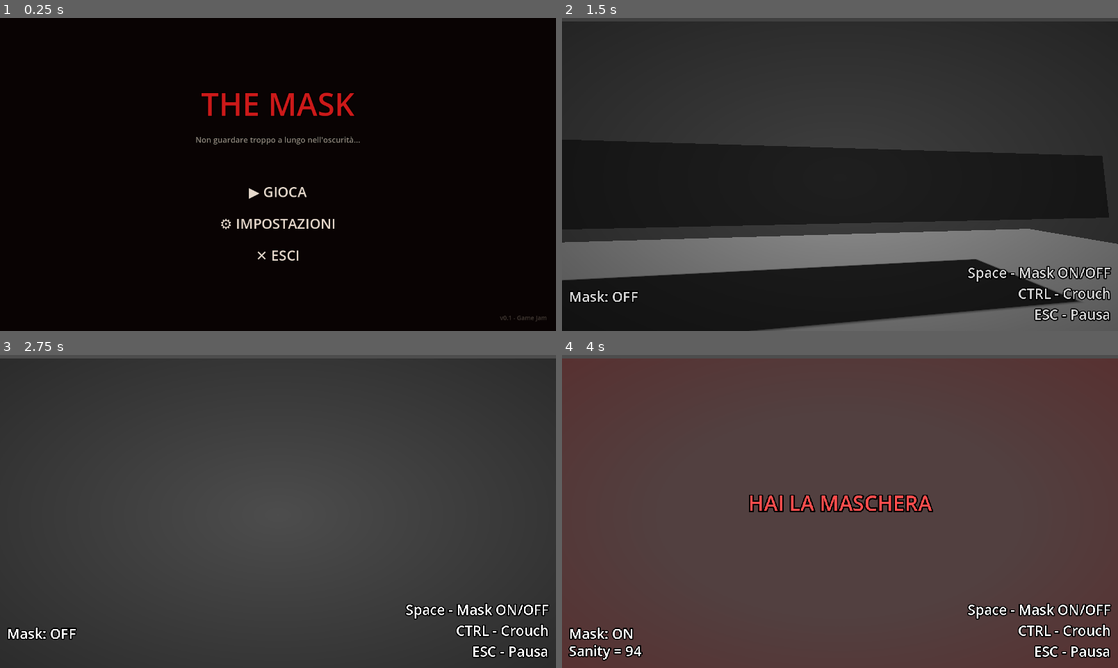
Above: before the commit, frames 1-4 (two rows, left to right).
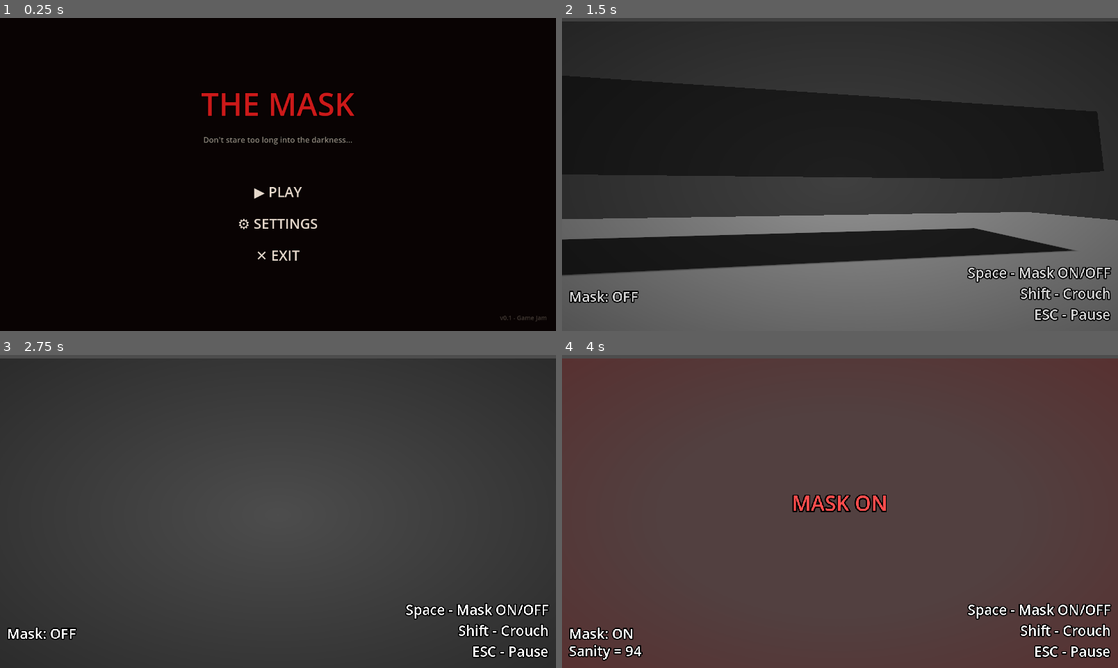
Above: after the commit, the same moments.

Repository: SimoneMicillo/mask-jam-red-devs
Game: Godot game, scene res://UI/MainMenu/main_menu.tscn
Same seed, same stepped clock (60 frames per second), same inputs: the game is played once before the commit and once after it. The engine's default icon, where the game draws it, is replaced by a stand-in: a white triangle on a blue panel in a dark square.
Inputs (mouse positions are in pixels of both pictures, inside the frame that each line leads up to):
- Up to frame 1 (0.25 s): no input
- Up to frame 2 (1.5 s): click "▶ GIOCA" (after the commit: "▶ PLAY") at 0.5 s; move the mouse to (867, 174) at 1.27 s; hold Up (ui_up) from 1.28 s (still down); tap Shift (crouch, bound only after the commit) at 1.35 s
- Up to frame 3 (2.75 s): keep holding Up (ui_up); move the mouse to (250, 511) at 2.02 s; tap Ctrl (crouch, bound only before the commit) at 2.1 s
- Up to frame 4 (4 s): keep holding Up (ui_up); move the mouse to (851, 505) at 2.77 s; tap Space (toggle_mask) at 2.85 s; move the mouse to (834, 517) at 3.52 s; tap Shift (crouch, bound only after the commit) at 3.6 s

The runs differ from the first frame. In frame 1, 0.9% of the frame differs, in the area x 35-65%, y 37-78%; in frame 2, 51%, in the area x 0-100%, y 20-100%; in frame 3, 0.2%; in frame 4, 1.6%.

Commit message:
World Environment fix + English translation

Diff:
--- a/MainScene/WorldEnvironmentController.gd
+++ b/MainScene/WorldEnvironmentController.gd
@@ -51,8 +51,8 @@
 
 func _find_world_environment() -> WorldEnvironment:
 	# First check if we ARE a WorldEnvironment
-	if self is WorldEnvironment:
-		return self as WorldEnvironment
+	#if self is WorldEnvironment:
+	#	return self as WorldEnvironment
 
 	# Check parent
 	var parent: Node = get_parent()
--- a/MainScene/main.tscn
+++ b/MainScene/main.tscn
@@ -118,7 +118,7 @@
 theme_override_colors/font_outline_color = Color(0, 0, 0, 1)
 theme_override_constants/outline_size = 12
 theme_override_font_sizes/font_size = 48
-text = "HAI LA MASCHERA"
+text = "MASK ON"
 horizontal_alignment = 1
 vertical_alignment = 1
 
@@ -137,8 +137,8 @@
 theme_override_constants/outline_size = 10
 theme_override_font_sizes/font_size = 32
 text = "Space - Mask ON/OFF
-CTRL - Crouch
-ESC - Pausa"
+Shift - Crouch
+ESC - Pause"
 horizontal_alignment = 2
 
 [node name="PauseMenu" parent="." instance=ExtResource("7_pause")]
--- a/UI/MainMenu/main_menu.tscn
+++ b/UI/MainMenu/main_menu.tscn
@@ -60,7 +60,7 @@
 theme_override_colors/font_outline_color = Color(0, 0, 0, 1)
 theme_override_constants/outline_size = 4
 theme_override_font_sizes/font_size = 18
-text = "Non guardare troppo a lungo nell'oscurità..."
+text = "Don't stare too long into the darkness..."
 horizontal_alignment = 1
 
 [node name="Spacer" type="Control" parent="CenterContainer"]
@@ -72,10 +72,10 @@
 layout_mode = 2
 size_flags_horizontal = 4
 theme_override_colors/font_color = Color(0.9, 0.85, 0.8, 1)
-theme_override_colors/font_hover_color = Color(1, 0.3, 0.3, 1)
 theme_override_colors/font_pressed_color = Color(0.8, 0.1, 0.1, 1)
+theme_override_colors/font_hover_color = Color(1, 0.3, 0.3, 1)
 theme_override_font_sizes/font_size = 32
-text = "▶ GIOCA"
+text = "▶ PLAY"
 flat = true
 
 [node name="SettingsButton" type="Button" parent="CenterContainer"]
@@ -83,10 +83,10 @@
 layout_mode = 2
 size_flags_horizontal = 4
 theme_override_colors/font_color = Color(0.9, 0.85, 0.8, 1)
-theme_override_colors/font_hover_color = Color(1, 0.3, 0.3, 1)
 theme_override_colors/font_pressed_color = Color(0.8, 0.1, 0.1, 1)
+theme_override_colors/font_hover_color = Color(1, 0.3, 0.3, 1)
 theme_override_font_sizes/font_size = 32
-text = "⚙ IMPOSTAZIONI"
+text = "⚙ SETTINGS"
 flat = true
 
 [node name="QuitButton" type="Button" parent="CenterContainer"]
@@ -94,10 +94,10 @@
 layout_mode = 2
 size_flags_horizontal = 4
 theme_override_colors/font_color = Color(0.9, 0.85, 0.8, 1)
-theme_override_colors/font_hover_color = Color(1, 0.3, 0.3, 1)
 theme_override_colors/font_pressed_color = Color(0.8, 0.1, 0.1, 1)
+theme_override_colors/font_hover_color = Color(1, 0.3, 0.3, 1)
 theme_override_font_sizes/font_size = 32
-text = "✕ ESCI"
+text = "✕ EXIT"
 flat = true
 
 [node name="SettingsPanel" type="Panel" parent="."]
@@ -134,7 +134,7 @@
 theme_override_colors/font_outline_color = Color(0, 0, 0, 1)
 theme_override_constants/outline_size = 4
 theme_override_font_sizes/font_size = 36
-text = "IMPOSTAZIONI"
+text = "SETTINGS"
 horizontal_alignment = 1
 
 [node name="Spacer1" type="Control" parent="SettingsPanel/VBoxContainer"]
@@ -150,7 +150,6 @@
 [node name="VolumeSlider" type="HSlider" parent="SettingsPanel/VBoxContainer"]
 custom_minimum_size = Vector2(0, 30)
 layout_mode = 2
-min_value = 0.0
 max_value = 1.0
 step = 0.05
 value = 1.0
@@ -163,7 +162,7 @@
 layout_mode = 2
 theme_override_colors/font_color = Color(0.9, 0.85, 0.8, 1)
 theme_override_font_sizes/font_size = 20
-text = "Sensibilità: 1.0"
+text = "Sensitivity: 1.0"
 
 [node name="SensitivitySlider" type="HSlider" parent="SettingsPanel/VBoxContainer"]
 custom_minimum_size = Vector2(0, 30)
@@ -184,7 +183,7 @@
 theme_override_colors/font_color = Color(0.9, 0.85, 0.8, 1)
 theme_override_colors/font_hover_color = Color(1, 0.3, 0.3, 1)
 theme_override_font_sizes/font_size = 24
-text = "← INDIETRO"
+text = "← GO BACK"
 flat = true
 
 [node name="VersionLabel" type="Label" parent="."]
--- a/UI/PauseMenu/pause_menu.tscn
+++ b/UI/PauseMenu/pause_menu.tscn
@@ -47,7 +47,7 @@
 theme_override_colors/font_outline_color = Color(0, 0, 0, 1)
 theme_override_constants/outline_size = 4
 theme_override_font_sizes/font_size = 42
-text = "⏸ PAUSA"
+text = "⏸ PAUSE"
 horizontal_alignment = 1
 
 [node name="Spacer" type="Control" parent="PausePanel/MainButtons"]
@@ -61,7 +61,7 @@
 theme_override_colors/font_color = Color(0.9, 0.85, 0.8, 1)
 theme_override_colors/font_hover_color = Color(1, 0.3, 0.3, 1)
 theme_override_font_sizes/font_size = 26
-text = "RIPRENDI"
+text = "RESUME"
 flat = true
 
 [node name="SettingsButton" type="Button" parent="PausePanel/MainButtons"]
@@ -71,7 +71,7 @@
 theme_override_colors/font_color = Color(0.9, 0.85, 0.8, 1)
 theme_override_colors/font_hover_color = Color(1, 0.3, 0.3, 1)
 theme_override_font_sizes/font_size = 26
-text = "IMPOSTAZIONI"
+text = "SETTINGS"
 flat = true
 
 [node name="MainMenuButton" type="Button" parent="PausePanel/MainButtons"]
@@ -81,7 +81,7 @@
 theme_override_colors/font_color = Color(0.9, 0.85, 0.8, 1)
 theme_override_colors/font_hover_color = Color(1, 0.3, 0.3, 1)
 theme_override_font_sizes/font_size = 26
-text = "TORNA MENU PRINCIPALE"
+text = "BACK TO MAIN MENU"
 flat = true
 
 [node name="SettingsPanel" type="Control" parent="PausePanel"]
@@ -111,7 +111,7 @@
 theme_override_colors/font_color = Color(0.8, 0.1, 0.1, 1)
 theme_override_constants/outline_size = 4
 theme_override_font_sizes/font_size = 32
-text = "IMPOSTAZIONI"
+text = "SETTINGS"
 horizontal_alignment = 1
 
 [node name="Spacer1" type="Control" parent="PausePanel/SettingsPanel/VBoxContainer"]
@@ -139,7 +139,7 @@
 layout_mode = 2
 theme_override_colors/font_color = Color(0.9, 0.85, 0.8, 1)
 theme_override_font_sizes/font_size = 18
-text = "Sensibilità: 1.0"
+text = "Sensitivity: 1.0"
 
 [node name="SensitivitySlider" type="HSlider" parent="PausePanel/SettingsPanel/VBoxContainer"]
 custom_minimum_size = Vector2(0, 25)
@@ -160,7 +160,7 @@
 theme_override_colors/font_color = Color(0.9, 0.85, 0.8, 1)
 theme_override_colors/font_hover_color = Color(1, 0.3, 0.3, 1)
 theme_override_font_sizes/font_size = 22
-text = "← INDIETRO"
+text = "← GO BACK"
 flat = true
 
 [connection signal="pressed" from="PausePanel/MainButtons/ResumeButton" to="." method="_on_resume_pressed"]
--- a/UI/Shared/death_screen.tscn
+++ b/UI/Shared/death_screen.tscn
@@ -51,7 +51,7 @@
 theme_override_colors/font_outline_color = Color(0, 0, 0, 1)
 theme_override_constants/outline_size = 6
 theme_override_font_sizes/font_size = 56
-text = "SEI MORTO"
+text = "YOU'RE DEAD"
 horizontal_alignment = 1
 
 [node name="DeathSubtitle" type="Label" parent="DeathPanel/VBoxContainer"]
@@ -60,7 +60,7 @@
 theme_override_colors/font_outline_color = Color(0, 0, 0, 1)
 theme_override_constants/outline_size = 3
 theme_override_font_sizes/font_size = 20
-text = "La maschera ha consumato la tua sanità..."
+text = "The mask has consumed your sanity..."
 horizontal_alignment = 1
 
 [node name="Spacer" type="Control" parent="DeathPanel/VBoxContainer"]
@@ -75,7 +75,7 @@
 theme_override_colors/font_pressed_color = Color(1, 0.2, 0.2, 1)
 theme_override_colors/font_hover_color = Color(1, 0.4, 0.4, 1)
 theme_override_font_sizes/font_size = 28
-text = "RIPROVA"
+text = "TRY AGAIN"
 flat = true
 
 [node name="MainMenuButton" type="Button" parent="DeathPanel/VBoxContainer"]
@@ -86,7 +86,7 @@
 theme_override_colors/font_pressed_color = Color(1, 0.2, 0.2, 1)
 theme_override_colors/font_hover_color = Color(1, 0.4, 0.4, 1)
 theme_override_font_sizes/font_size = 28
-text = "MENU PRINCIPALE"
+text = "MAIN MENU"
 flat = true
 
 [connection signal="pressed" from="DeathPanel/VBoxContainer/RetryButton" to="." method="_on_retry_pressed"]
--- a/project.godot
+++ b/project.godot
@@ -61,7 +61,7 @@
 }
 crouch={
 "deadzone": 0.2,
-"events": [Object(InputEventKey,"resource_local_to_scene":fa …(146 unchanged characters)… se,"keycode":0,"physical_keycode":4194326,"key_label":0,"unicode":0,"location":0,"echo":false,"script":null)
+"events": [Object(InputEventKey,"resource_local_to_scene":fa …(146 unchanged characters)… se,"keycode":0,"physical_keycode":4194325,"key_label":0,"unicode":0,"location":0,"echo":false,"script":null)
 ]
 }
 toggle_mask={
Not shown: 1 places in MainScene/main.tscn that only renumber resources
Not shown: 1 places in UI/MainMenu/main_menu.tscn that only renumber resources
